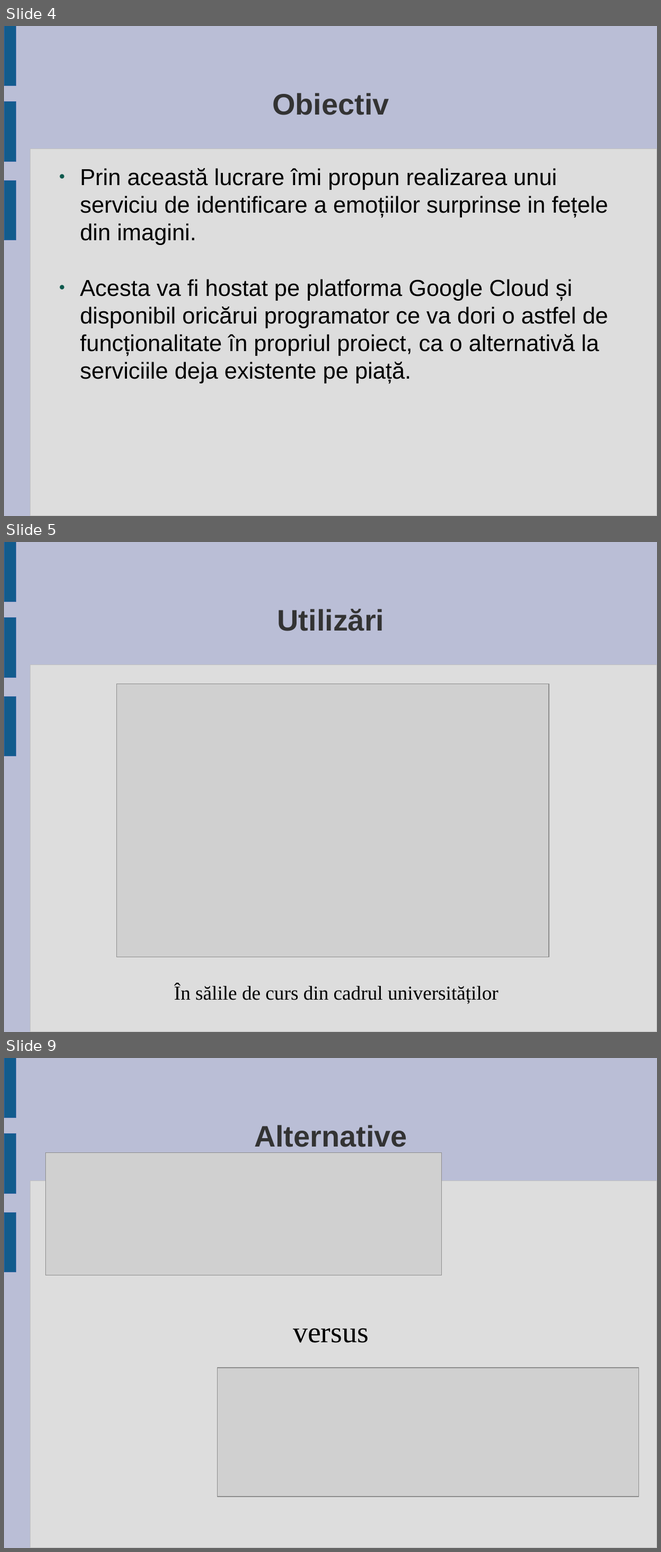
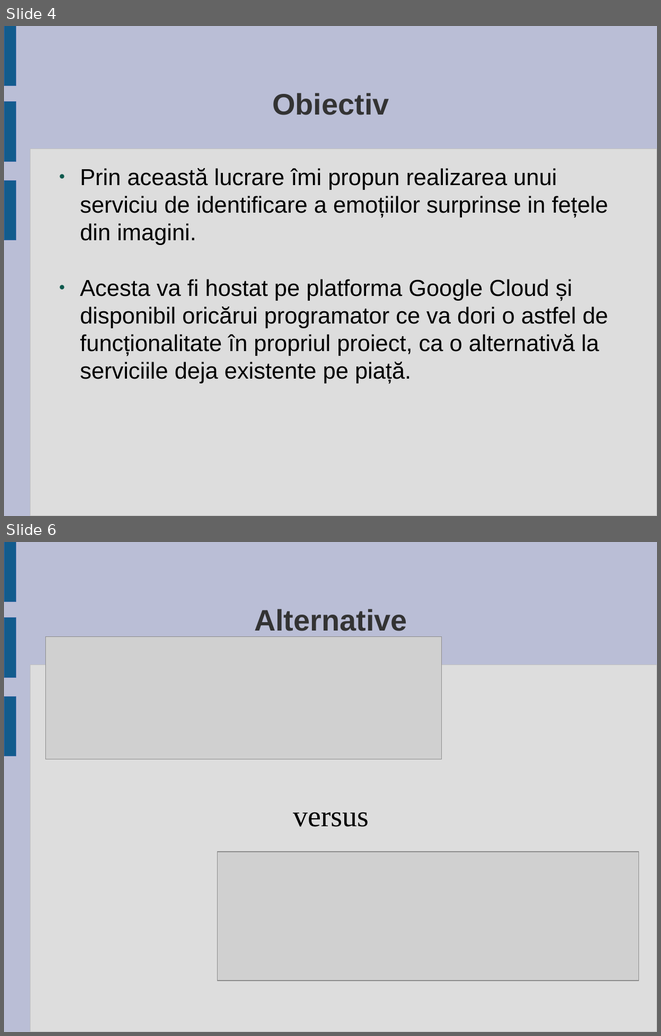
Before and after one commit to andreiherdes/licenta, a slide deck: Licenta2018HerdesAndrei/licenta-prezentare.odp. Shown one above the other, each under a label of ours: slides 4, 5 and 9 before the commit, slides 4 and 6 after it; the slides between them are not shown. The pictures are 661x1552 and 661x1036 pixels, drawn with LibreOffice and Linux fonts; fonts in the diff are those of the drawing; grey boxes stand for pictures. Boxes give left, top, right and bottom in pixels: in the first picture for what was removed or moved away, otherwise in the second. Text is boxed around its words. In the diff, an @@ line names an element or a change of style, - is before the commit and + after.

```diff
--- a/Licenta2018HerdesAndrei/licenta-prezentare.odp
+++ b/Licenta2018HerdesAndrei/licenta-prezentare.odp
@@ slide 5 removed at box(4, 542, 657, 1032), background #BABED6; not listed: 4 template elements that a slide beside it also shows @@
@@ title removed at box(277, 609, 385, 631) @@
-Utilizări
@@ picture removed at box(116, 684, 549, 957) @@
@@ subtitle removed at box(174, 985, 498, 1004) @@
-În sălile de curs din cadrul universităților
@@ what was slide 9 is now slide 6 @@
```
Also in this commit, not shown: 2 slides changed, 3 slides added, 3 other slides removed, 1 other file.
